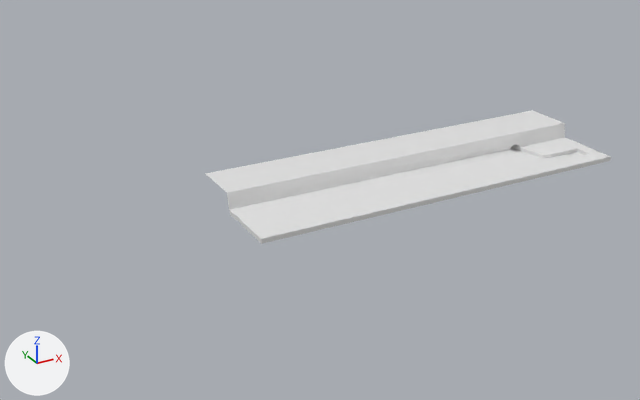
Two versions of the FBX model Assets/Models/ground/ground.fbx, one commit apart.
Both versions are drawn from a 50 mm lens placed at (-204.0, -273.0, 141.0), pointed at (-45.0, 15.0, -4.0). Every picture has the same lights, and +X, +Y and +Z are marked at lower left. Where no turn or scale is listed for an object, it has been applied to the vertices.

The older version as bpy lines, for what is in view:
```python
me_cube = bpy.data.meshes.new('Cube')
me_cube.from_pydata(...)  # 482 vertices, 458 faces; spans x -85.0..86.0, y -14.0..38.0, z -4.0..8.0
# faces by material slot: [308, 53, 97]
me_cube.materials.append(mat_material)  # white #e7e7e7
me_cube.materials.append(mat_side)  # white #e7e7e7
me_cube.materials.append(mat_dirt)  # white #e7e7e7
ob_cube = bpy.data.objects.new('Cube', me_cube)
ob_cube.location = (0.0, 0.0, 0.0)
```
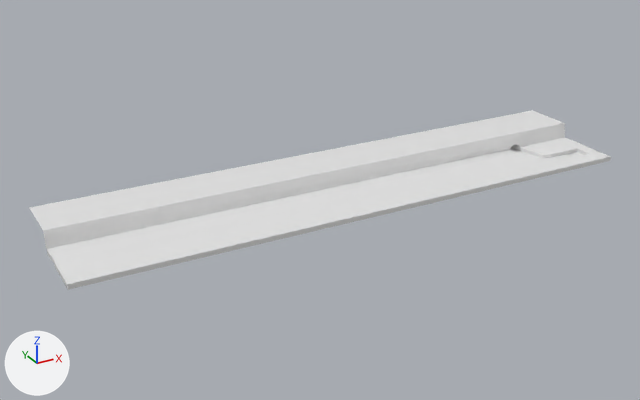
What differs and where, as boxes (x1, y1, x2, y2) in the pictures (640 x 400 px; the box of a moved part takes in the faces that stretch with it):
'Cube', reshaped (43% wider, 34% taller)
    before: (205, 110, 611, 244)
    after: (29, 110, 611, 290)
part 1 of me_cube, moved or reshaped
    before: (205, 173, 264, 244)
    after: (29, 173, 264, 290)

The change in detail:
me_cube has 482 vertices, 458 faces and spans x -85.0..86.0, y -14.0..38.0, z -4.0..8.0.
me_cube is used by ob_cube; location (0.0, 0.0, 0.0).
me_cube part 1: all 26 vertices in x -85.0..-84.0, y -14.0..38.0, z -1.0..8.0 are moved by (-69.0, 0.0, 0.0).
